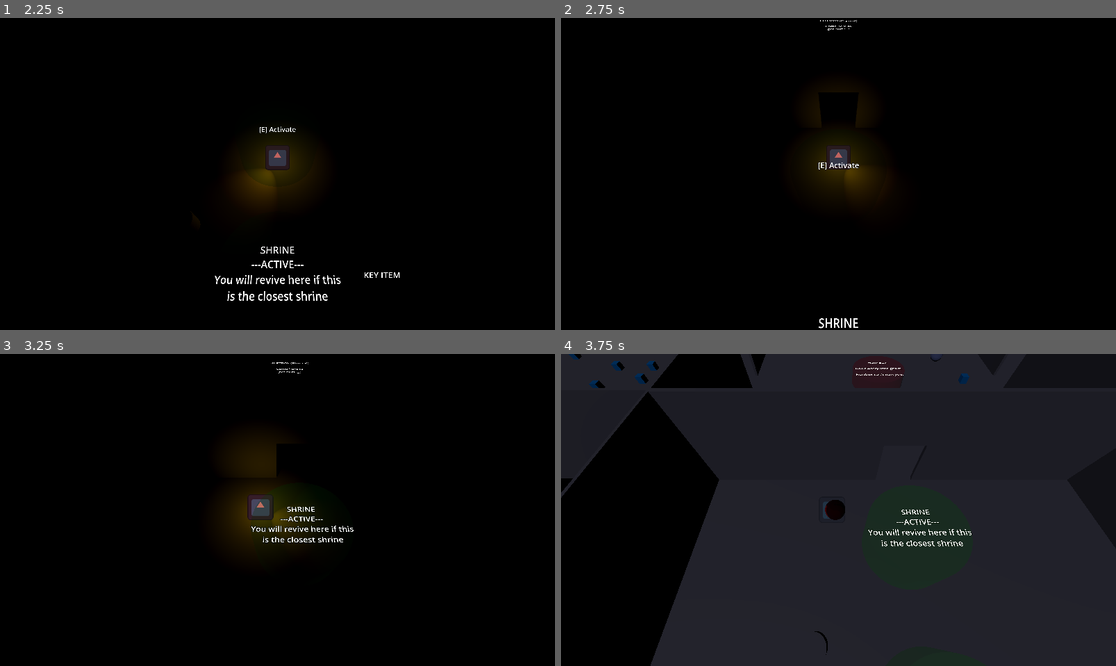
Above: before the commit, frames 1-4 (two rows, left to right).
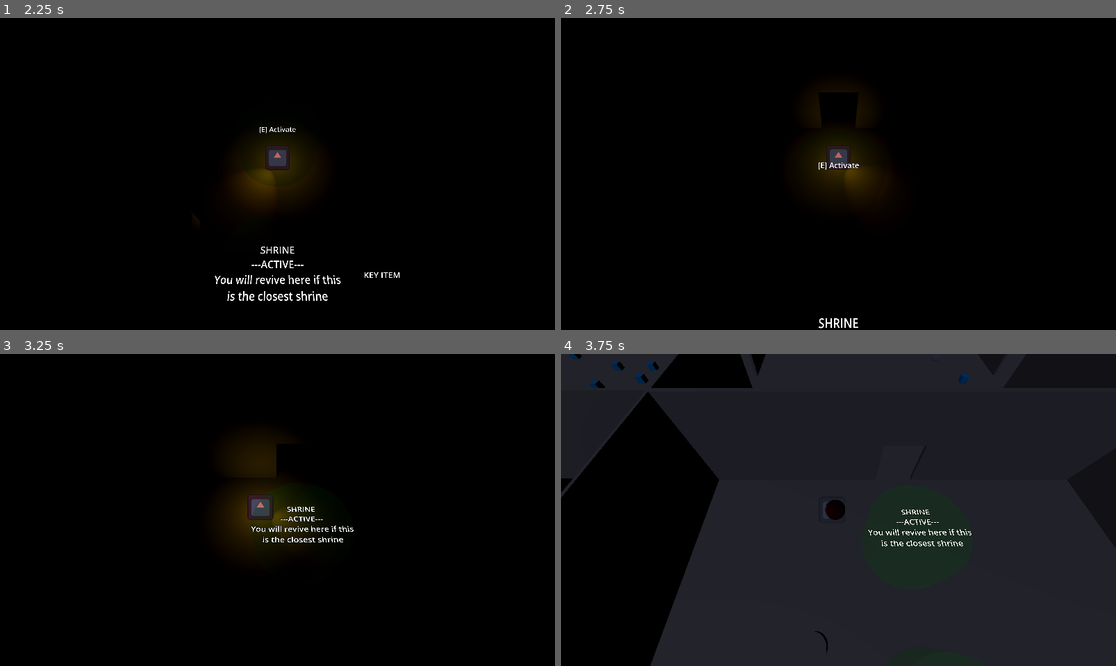
Above: after the commit, the same moments.

Repository: Rusty-Rat-Studios/dead-living-and-dying
Game: Godot game, scene res://game.tscn
The game is run twice, just before and just after one commit, with the same random seed, the same clock (stepped at 60 frames per second) and the same inputs. The engine's default icon, where the game draws it, is replaced by a stand-in: a white triangle on a blue panel in a dark square.
Inputs (mouse positions are in pixels of both pictures, inside the frame that each line leads up to):
- Up to frame 1 (2.25 s): click "START" at 0.5 s; tap Enter at 1.25 s; move the mouse to (249, 236) at 1.27 s; hold Up (ui_up) from 1.28 s (still down); tap E (interact) at 1.35 s; tap Keypad Enter (ui_accept) at 1.52 s; move the mouse to (444, 220) at 2.02 s; tap Tab at 2.1 s
- Up to frame 2 (2.75 s): keep holding Up (ui_up); tap Keypad Enter (ui_accept) at 2.27 s
- Up to frame 3 (3.25 s): move the mouse to (111, 463) at 2.77 s; release Up (ui_up) at 2.78 s; hold Left (ui_left) from 2.78 s (still down); tap E (interact) at 2.85 s
- Up to frame 4 (3.75 s): keep holding Left (ui_left); move the mouse to (866, 510) at 3.52 s; tap Tab at 3.6 s

Frame 1 is identical in both runs. In frame 2, less than 0.1% of the frame differs, in the area x 46-54%, y 0-5%; in frame 3, less than 0.1%; in frame 4, less than 0.1%, in the area x 53-69%, y 1-8%.
Error after the commit: Invalid assignment of property or key 'text' with value of type 'String' on a base object of type 'null instance'. (res://game.gd:79)

Commit message:
Remove hurtbox from base game scene

Diff:
--- a/game.tscn
+++ b/game.tscn
@@ -18,18 +18,6 @@
 [ext_resource type="PackedScene" uid="uid://dic5onsop66y4" path="res://ui/game_menu.tscn" id="13_owhbc"]
 [ext_resource type="PackedScene" uid="uid://bwmbngtw81o3y" path="res://ui/debug_console.tscn" id="15_rbtf5"]
 
-[sub_resource type="CylinderShape3D" id="CylinderShape3D_eitr8"]
-radius = 2.0
-
-[sub_resource type="StandardMaterial3D" id="StandardMaterial3D_j7r0k"]
-transparency = 1
-albedo_color = Color(0.909081, 0, 0.138258, 0.396078)
-
-[sub_resource type="CylinderMesh" id="CylinderMesh_ml2oq"]
-material = SubResource("StandardMaterial3D_j7r0k")
-top_radius = 2.0
-bottom_radius = 2.0
-
 [node name="Game" type="Node3D"]
 script = ExtResource("1_77rk7")
 
@@ -119,25 +107,6 @@
 [node name="GhostCenter" parent="WorldGrid/RoomCenter" instance=ExtResource("9_t4a6d")]
 transform = Transform3D(1, 0, 0, 0, 1, 0, 0, 0, 1, 0, 1, 0)
 
-[node name="Hurtbox" type="Area3D" parent="WorldGrid/RoomCenter"]
-collision_layer = 4
-collision_mask = 0
-monitoring = false
-
-[node name="CollisionShape3D" type="CollisionShape3D" parent="WorldGrid/RoomCenter/Hurtbox"]
-shape = SubResource("CylinderShape3D_eitr8")
-
-[node name="MeshInstance3D" type="MeshInstance3D" parent="WorldGrid/RoomCenter/Hurtbox"]
-mesh = SubResource("CylinderMesh_ml2oq")
-
-[node name="Label3D" type="Label3D" parent="WorldGrid/RoomCenter/Hurtbox"]
-transform = Transform3D(1, 0, 0, 0, -4.37114e-08, 1, 0, -1, -4.37114e-08, 0, 1, 0)
-text = "HURTBOX (Physical)
-
-Come here to
-get hurt ;_ ;"
-font_size = 64
-
 [node name="Possessable" parent="WorldGrid/RoomCenter" instance=ExtResource("13_66ase")]
 transform = Transform3D(1, 0, 0, 0, 1, 0, 0, 0, 1, 7, 0.25, 0)
 
Not shown: 1 places in game.tscn that only renumber resources
